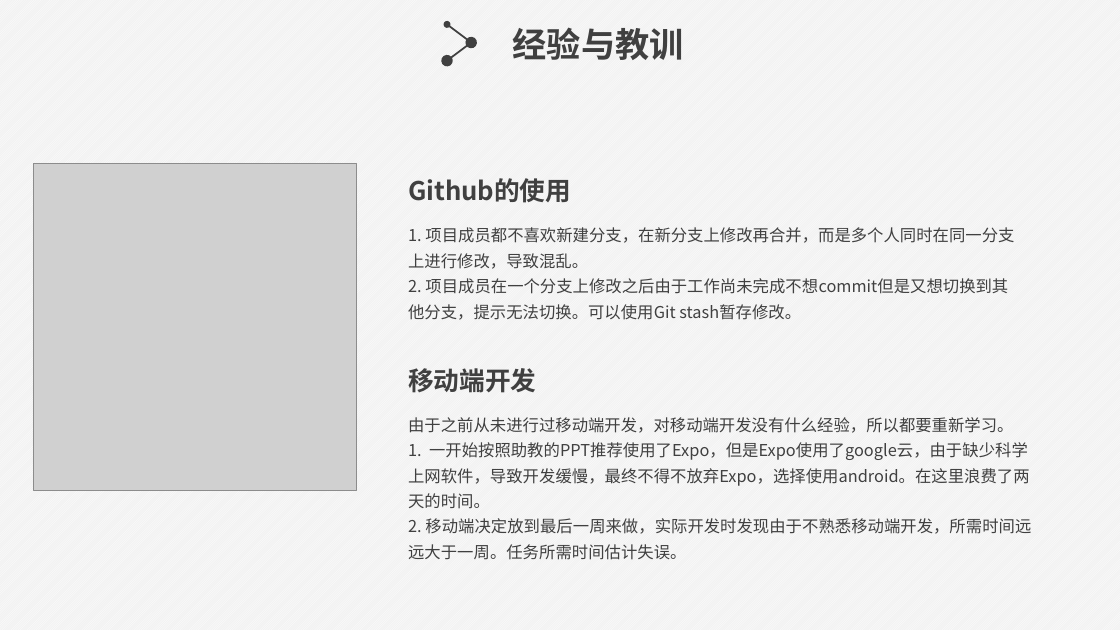
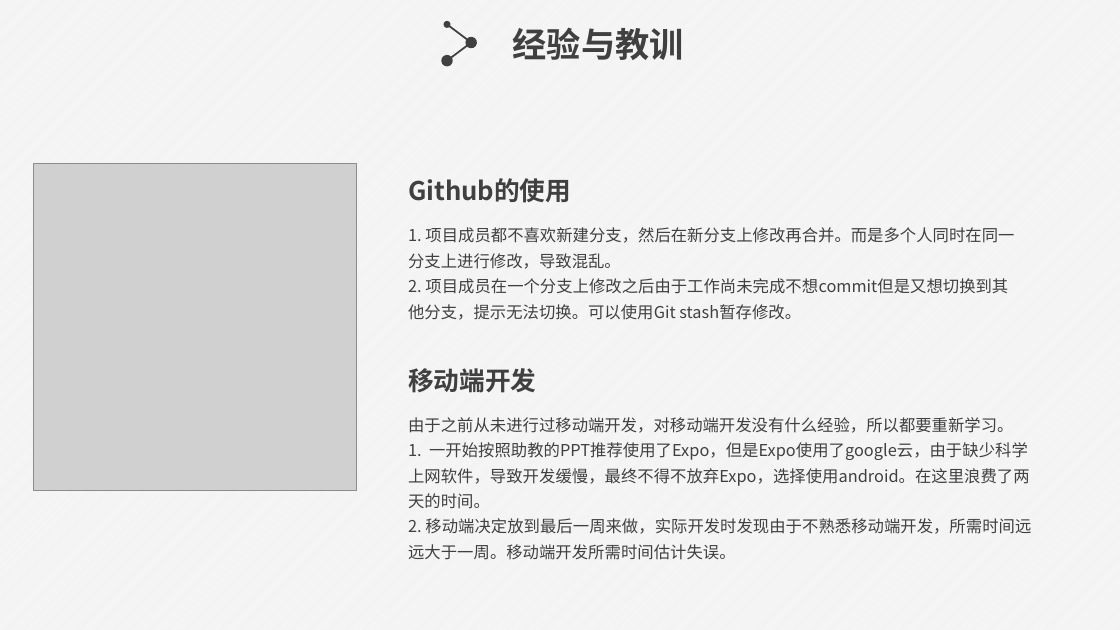
Before and after one commit to atriw/SE230-Summer, a slide deck: slide 16 of Final/res/第三组_课堂威视_项目自述.pptx. Drawn at 1120x630 pixels with LibreOffice and Linux fonts; fonts in the diff are those of the drawing; grey boxes stand for pictures. Boxes give left, top, right and bottom in pixels: in the first picture for what was removed or moved away, otherwise in the second. Text is boxed around its words. In the diff, an @@ line names an element or a change of style, - is before the commit and + after.

```diff
--- a/Final/res/第三组_课堂威视_项目自述.pptx
+++ b/Final/res/第三组_课堂威视_项目自述.pptx
@@ text at (x1=408, y1=227, x2=1014, y2=269): text changed @@
-1. 项目成员都不喜欢新建分支，在新分支上修改再合并，而是多个人同时在同一分支上进行修改，导致混乱。
+1. 项目成员都不喜欢新建分支，然后在新分支上修改再合并。而是多个人同时在同一分支上进行修改，导致混乱。
@@ text at (x1=408, y1=518, x2=1031, y2=560): text changed @@
-2. 移动端决定放到最后一周来做，实际开发时发现由于不熟悉移动端开发，所需时间远远大于一周。任务所需时间估计失误。
+2. 移动端决定放到最后一周来做，实际开发时发现由于不熟悉移动端开发，所需时间远远大于一周。移动端开发所需时间估计失误。
```
Also in this commit, not shown: 3 other slides changed.
